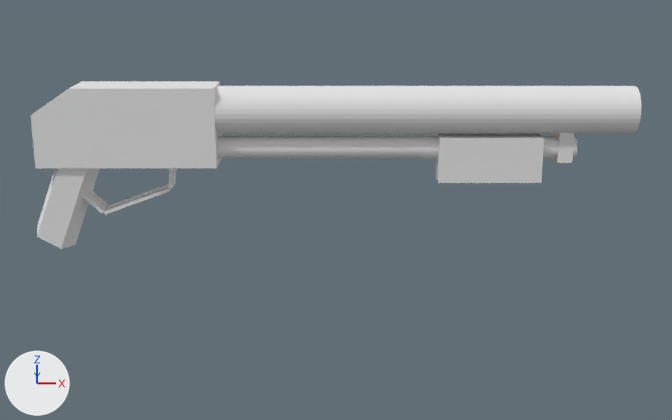
The Blender file ChicknDestroy/desing/objectes/armes/activa/escopeta2.blend as it was, and as the next commit left it.
The view is the same before and after, from a 50 mm lens placed at (0.03, -8.14, 1.74), pointed at (0.03, 0.04, -0.61). The lights are fixed; the arrows at lower left show +X, +Y and +Z.
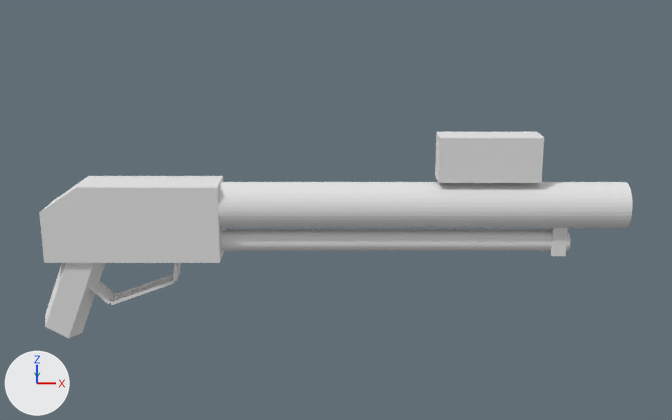
The change, as a diff of the scene's bpy script:
```diff
--- a/ChicknDestroy/desing/objectes/armes/activa/escopeta2.blend.py
+++ b/ChicknDestroy/desing/objectes/armes/activa/escopeta2.blend.py
@@ ob_cube_002 @@
 ob_cube_002 = bpy.data.objects.new('Cube.002', me_cube_003)
-ob_cube_002.location = (2.024, 0.025, -0.003)
+ob_cube_002.location = (2.024, 0.025, -0.877)
 ob_cube_002.scale = (0.0301, 0.145, 0.132)
@@ ob_cylinder_003 @@
 ob_cylinder_003 = bpy.data.objects.new('Cylinder.003', me_cylinder_003)
-ob_cylinder_003.location = (-1.86, 0.025, -0.219)
+ob_cylinder_003.location = (-1.86, 0.025, -1.093)
 ob_cylinder_003.rotation_euler = (1.571, -3.494, 0.0)  # degrees (90, -200, 0)
@@ ob_cylinder_002 @@
 ob_cylinder_002 = bpy.data.objects.new('Cylinder.002', me_cylinder_002)
-ob_cylinder_002.location = (-2.261, 0.01, -0.093)
+ob_cylinder_002.location = (-2.261, 0.01, -0.967)
 ob_cylinder_002.rotation_euler = (0.0, 0.512, 0.0)  # degrees (0, 29, 0)
@@ ob_cylinder_001 @@
 ob_cylinder_001 = bpy.data.objects.new('Cylinder.001', me_cylinder_001)
-ob_cylinder_001.location = (0.563, 0.025, -0.021)
+ob_cylinder_001.location = (0.563, 0.025, -0.895)
 ob_cylinder_001.rotation_euler = (0.0, 1.571, 0.0)  # degrees (0, 90, 0)
@@ ob_cube @@
 ob_cube = bpy.data.objects.new('Cube', me_cube_001)
-ob_cube.location = (-1.638, 0.026, 0.186)
+ob_cube.location = (-1.638, 0.026, -0.688)
 ob_cube.scale = (0.62, 0.212, 0.351)
```

Where the change shows, as pixel boxes (x1, y1, x2, y2) in the pictures (672 x 420 px):
'Cylinder.001', moved
    before: (214, 86, 641, 158)
    after: (218, 182, 633, 251)
'Cube', moved
    before: (31, 81, 222, 168)
    after: (39, 176, 225, 263)
'Cylinder.002', moved
    before: (37, 168, 100, 249)
    after: (45, 263, 105, 338)
'Cylinder.003', moved
    before: (82, 168, 177, 215)
    after: (89, 263, 181, 305)
'Cube.002', moved
    before: (553, 133, 574, 163)
    after: (548, 228, 568, 256)
